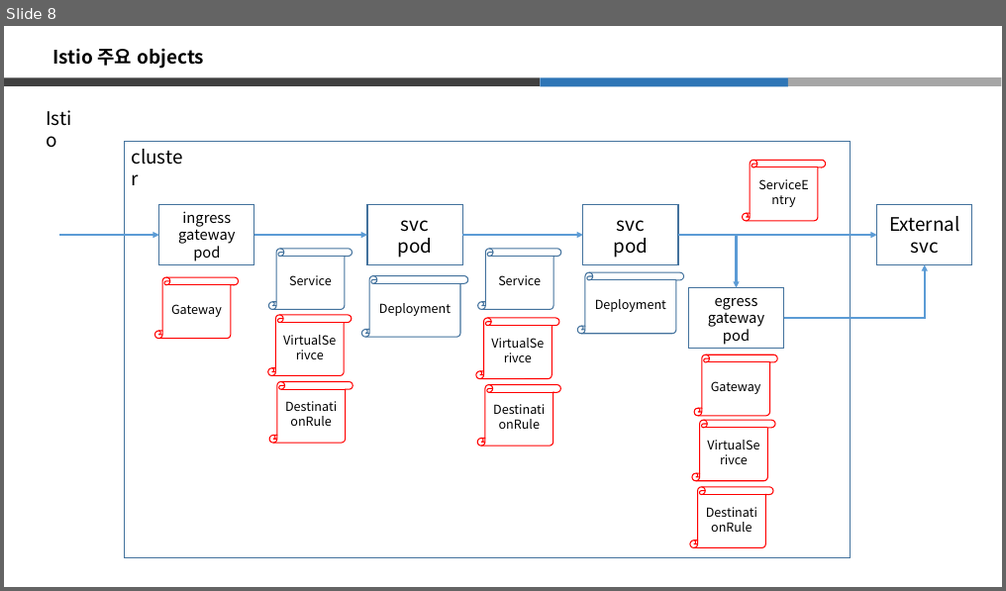
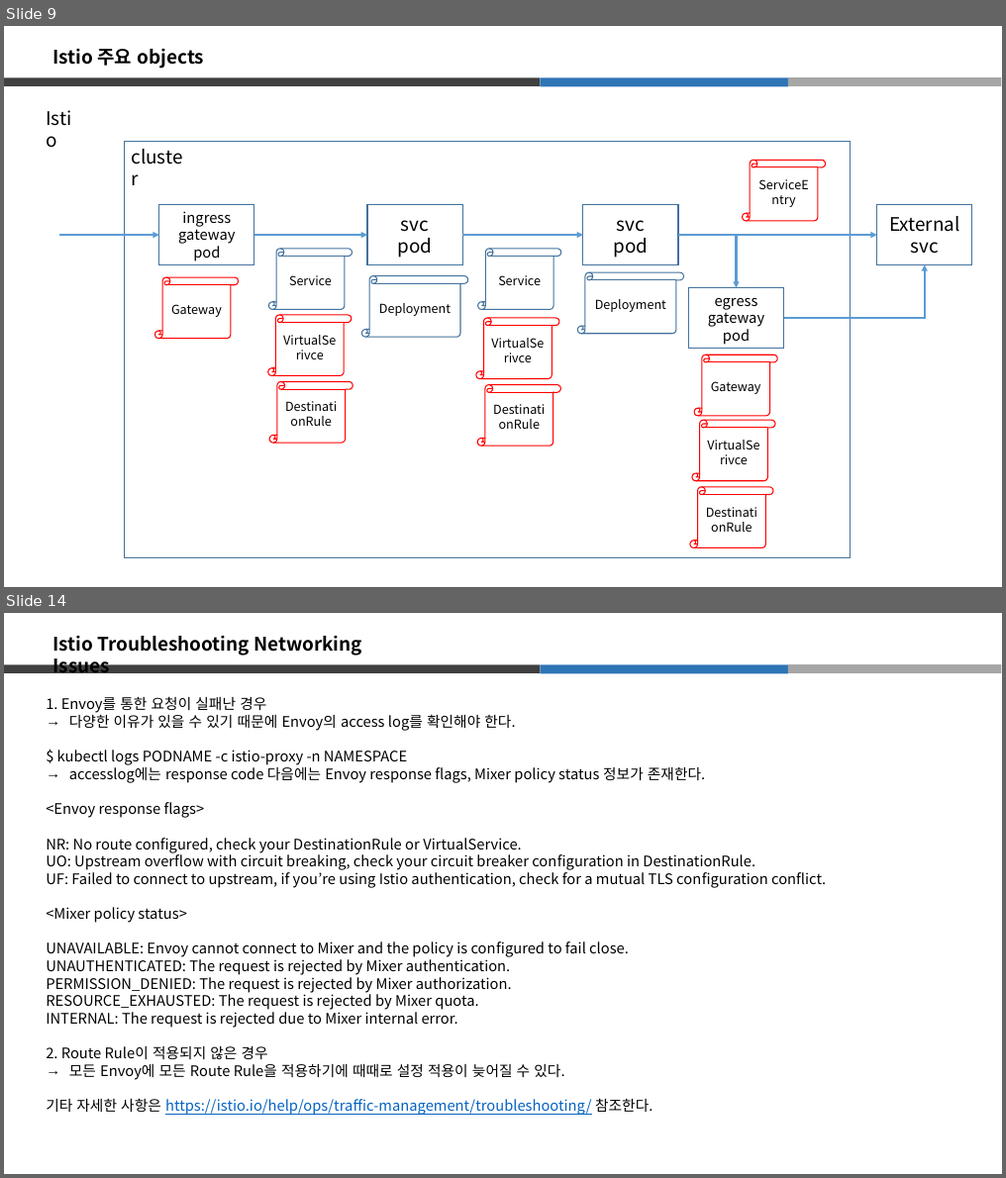
Before and after one commit to hkkkkq/fjfffffdsfdasfdsafdsafjfffffdsfdasfdsafdsafjfffffdsfdasfdsafdsafjfffffdsfdasfdsafdsa, a slide deck: deliverables/13. Tech Support/istio/Istio 소개.pptx. Shown one above the other, each under a label of ours: slide 8 before the commit, slides 9 and 14 after it; the slides between them are not shown. The pictures are 1006x591 and 1006x1178 pixels, drawn with LibreOffice and Linux fonts; fonts in the diff are those of the drawing. Boxes give left, top, right and bottom in pixels: in the first picture for what was removed or moved away, otherwise in the second. Text is boxed around its words. In the diff, an @@ line names an element or a change of style, - is before the commit and + after.

```diff
--- a/deliverables/13. Tech Support/istio/Istio 소개.pptx
+++ b/deliverables/13. Tech Support/istio/Istio 소개.pptx
@@ slide 14 added at [4, 613, 1002, 1174], background #FFFFFF @@
@@ text added at [53, 635, 362, 673], 18 pt, text #000000, bold @@
+Istio Troubleshooting Networking Issues
@@ rectangle added at [4, 664, 540, 672], fill #404040 @@
@@ rectangle added at [540, 664, 788, 673], fill #2E75B6 @@
@@ rectangle added at [788, 664, 1001, 673], fill #A6A6A6 @@
@@ text added at [46, 696, 826, 1115], 14 pt, text #000000 @@
+1. Envoy를 통한 요청이 실패난 경우
+→ 다양한 이유가 있을 수 있기 때문에 Envoy의 access log를 확인해야 한다.
+$ kubectl logs PODNAME -c istio-proxy -n NAMESPACE
+→ accesslog에는 response code 다음에는 Envoy response flags, Mixer policy status 정보가 존재한다.
+<Envoy response flags>
+NR: No route configured, check your DestinationRule or VirtualService.
+UO: Upstream overflow with circuit breaking, check your circuit breaker configuration in DestinationRule.
+UF: Failed to connect to upstream, if you’re using Istio authentication, check for a mutual TLS configuration conflict.
+<Mixer policy status>
+UNAVAILABLE: Envoy cannot connect to Mixer and the policy is configured to fail close.
+UNAUTHENTICATED: The request is rejected by Mixer authentication.
+PERMISSION_DENIED: The request is rejected by Mixer authorization.
+RESOURCE_EXHAUSTED: The request is rejected by Mixer quota.
+INTERNAL: The request is rejected due to Mixer internal error.
+2. Route Rule이 적용되지 않은 경우
+→ 모든 Envoy에 모든 Route Rule을 적용하기에 때때로 설정 적용이 늦어질 수 있다.
+기타 자세한 사항은 https://istio.io/help/ops/traffic-management/troubleshooting/ 참조한다.
@@ what was slide 8 is now slide 9 @@
```
Also in this commit, not shown: 6 slides changed, 2 other slides added, 2 other files.
